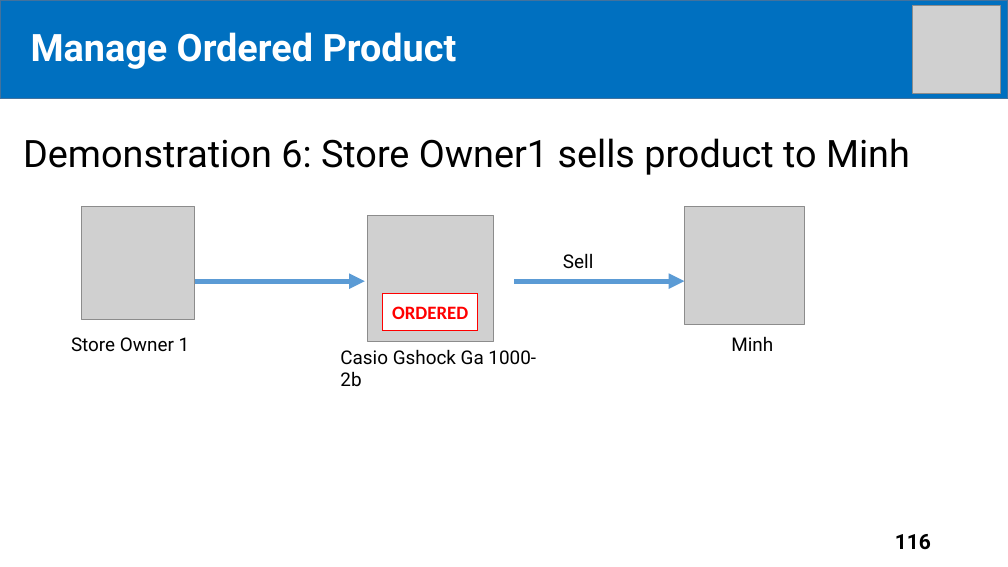
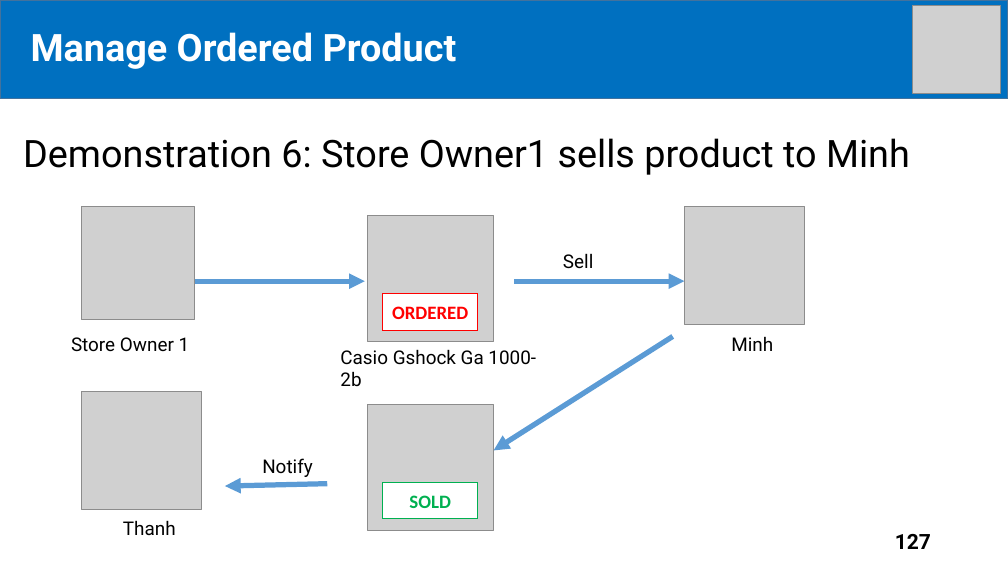
Before and after one commit to tiendan3108/CP, a slide deck: slide 127 of Source/Presentation/PreFinalPresentation.pptx (slide 116 before the commit). Drawn at 1008x567 pixels with LibreOffice and Linux fonts; fonts in the diff are those of the drawing; grey boxes stand for pictures. Boxes give left, top, right and bottom in pixels: in the first picture for what was removed or moved away, otherwise in the second. Text is boxed around its words. In the diff, an @@ line names an element or a change of style, - is before the commit and + after.

```diff
--- a/Source/Presentation/PreFinalPresentation.pptx
+++ b/Source/Presentation/PreFinalPresentation.pptx
@@ arrow added from (673, 337) to (494, 451), #5B9BD5 5 pt @@
@@ picture added at (82, 392, 202, 510) @@
@@ picture added at (368, 405, 494, 530) @@
@@ text added at (262, 458, 313, 477), 18 pt, text #000000 @@
+Notify
@@ arrow added from (327, 484) to (225, 486), #5B9BD5 5 pt @@
@@ rectangle added at (383, 482, 477, 519), fill #FFFFFF, outline #00B050 1 pt, 18 pt, text #00B050, bold @@
+SOLD
@@ text added at (123, 520, 176, 535), 18 pt, text #000000 @@
+Thanh
@@ page number at (895, 534, 931, 549): text changed @@
-116
+127
```
Also in this commit, not shown: 48 other slides changed, 13 slides added.
